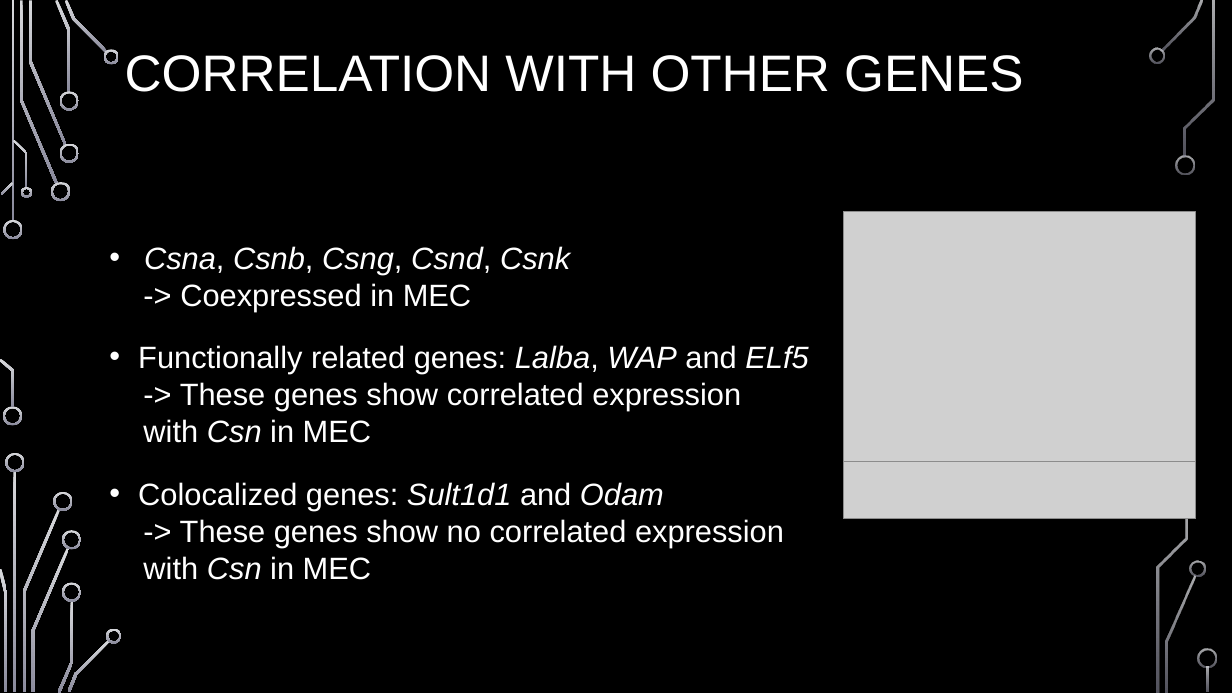
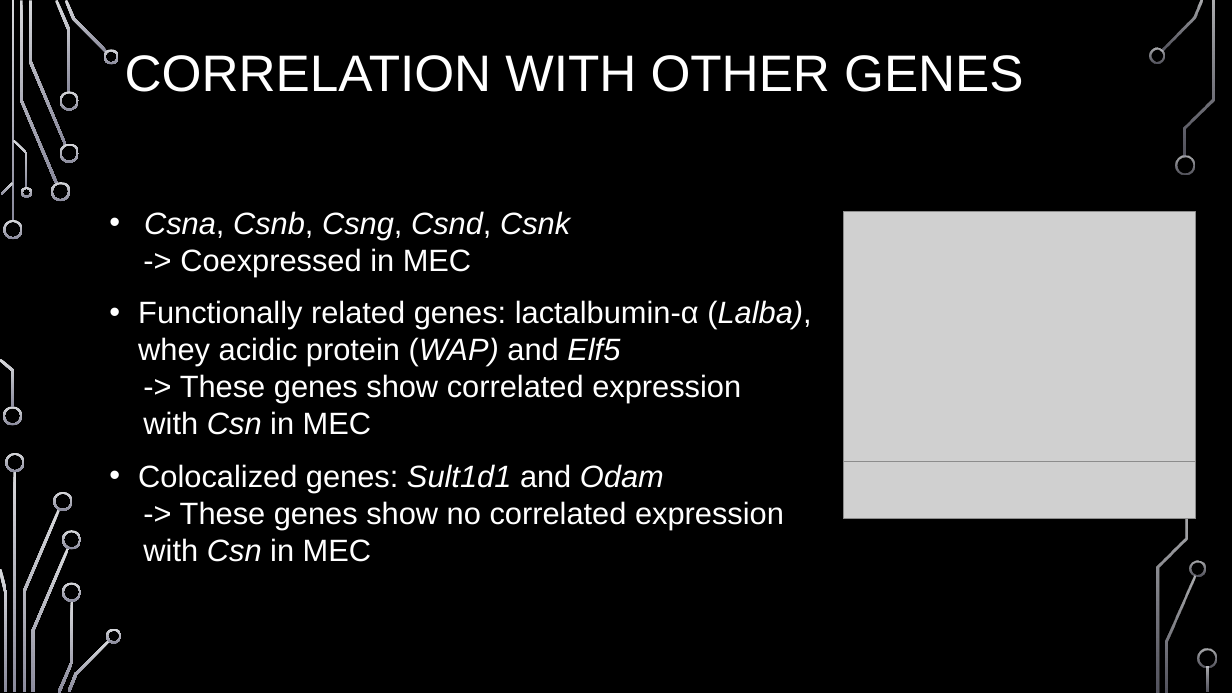
Before and after one commit to datascience-mobi/2021-topic-02-team-02, a slide deck: slide 4 of DataAnalysis Project Proposal.pptx. Drawn at 1232x693 pixels with LibreOffice and Linux fonts; fonts in the diff are those of the drawing; grey boxes stand for pictures; background and template pictures are left out. Boxes give left, top, right and bottom in pixels: in the first picture for what was removed or moved away, otherwise in the second. Text is boxed around its words. In the diff, an @@ line names an element or a change of style, - is before the commit and + after.

```diff
--- a/DataAnalysis Project Proposal.pptx
+++ b/DataAnalysis Project Proposal.pptx
@@ text "Csna, Csnb, Csng, Csnd, Csnk": place and size @@
-text "Csna, Csnb, Csng, Csnd, Csnk" at [144,246,570,311]
+text "Csna, Csnb, Csng, Csnd, Csnk" at [144,211,570,277]
@@ text "Functionally related genes: lactalbumin-α (Lalba), ...": place and size @@
-text "Functionally related genes: lactalbumin-α (Lalba), ..." at [138,345,808,443]
+text "Functionally related genes: lactalbumin-α (Lalba), ..." at [138,300,811,435]
@@ text at [138,300,811,366]: text changed @@
-• Functionally related genes: Lalba, WAP and ELf5
+• Functionally related genes: lactalbumin-α (Lalba), whey acidic protein (WAP) and Elf5
@@ text "Colocalized genes: Sult1d1 and Odam": place and size @@
-text "Colocalized genes: Sult1d1 and Odam" at [138,482,784,580]
+text "Colocalized genes: Sult1d1 and Odam" at [138,464,784,562]
```
Also in this commit, not shown: 2 other slides changed.
